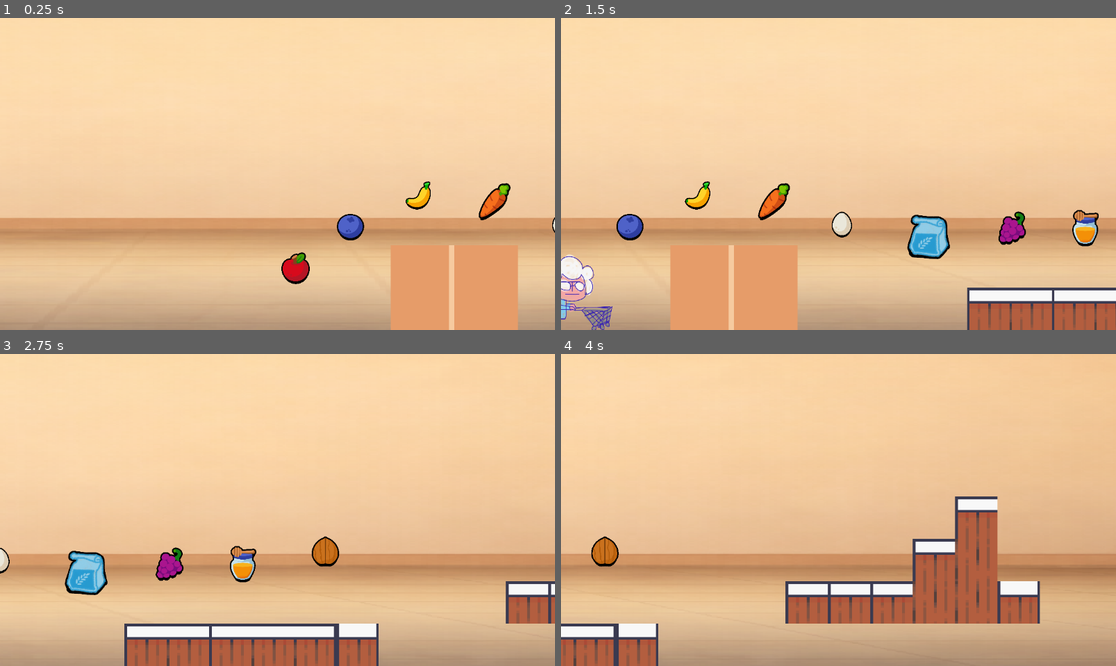
Above: before the commit, frames 1-4 (two rows, left to right).
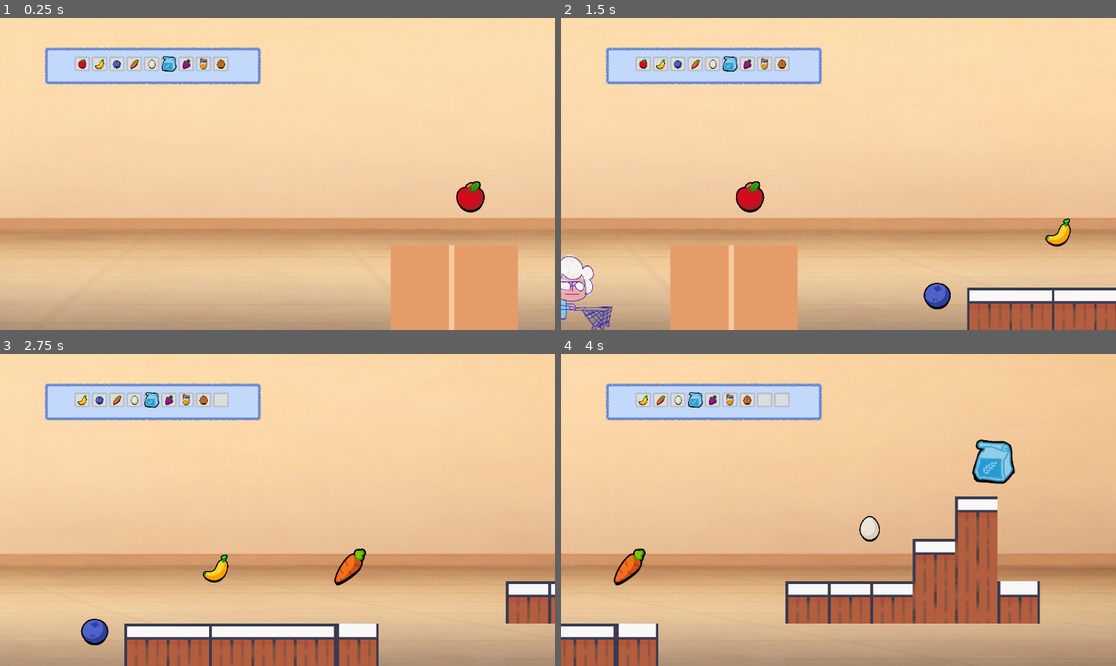
Above: after the commit, the same moments.

Repository: abebagebrehiwotova-commits/grammy-go-2
Game: Godot game, scene res://Assets/Scenes/Areas/area_1.tscn
The game is run twice, just before and just after one commit, with the same random seed, the same clock (stepped at 60 frames per second) and the same inputs.
Inputs:
- Up to frame 1 (0.25 s): no input
- Up to frame 2 (1.5 s): hold D (move_right) from 0.53 s (still down); tap W (jump) at 0.77 s
- Up to frame 3 (2.75 s): tap W (jump) at 1.52 s; release D (move_right) at 2.03 s; hold A (move_left) from 2.03 s (still down)
- Up to frame 4 (4 s): release A (move_left) at 2.78 s; hold D (move_right) from 2.78 s (still down); tap W (jump) at 3.02, 3.77 s

The runs differ from the first frame. In frame 1, 6.4% of the frame differs, in the area x 8-100%, y 9-86%; in frame 2, 8.5%, in the area x 8-97%, y 9-94%; in frame 3, 7.8%; in frame 4, 6.5%.

Commit message:
+Inv.ui&&InvArray
Inventory-ui wieder sichtbar gemacht
&InvArray vom Player mit InvRes befüllt
&update.slots funktion erweitert/damit ui nach einsammeln aktualisiert

Diff:
--- a/Assets/Scenes/Areas/area_1.tscn
+++ b/Assets/Scenes/Areas/area_1.tscn
@@ -1794,31 +1794,31 @@
 position = Vector2(9472, 2)
 
 [node name="apple" parent="Node2D" index="0"]
-position = Vector2(30, -36)
+position = Vector2(96, -63)
 
 [node name="banana" parent="Node2D" index="1"]
-position = Vector2(75, -65)
+position = Vector2(211, -51)
 
 [node name="blueberry" parent="Node2D" index="2"]
-position = Vector2(51, -52)
+position = Vector2(167, -26)
 
 [node name="carrot" parent="Node2D" index="3"]
-position = Vector2(103, -64)
+position = Vector2(261, -53)
 
 [node name="egg" parent="Node2D" index="4"]
-position = Vector2(129, -54)
+position = Vector2(352, -66)
 
 [node name="flour" parent="Node2D" index="5"]
-position = Vector2(162, -49)
+position = Vector2(399, -91)
 
 [node name="grape" parent="Node2D" index="6"]
-position = Vector2(195, -51)
+position = Vector2(470, -94)
 
 [node name="honey" parent="Node2D" index="7"]
-position = Vector2(223, -51)
+position = Vector2(523, -128)
 
 [node name="nut" parent="Node2D" index="8"]
-position = Vector2(254, -56)
+position = Vector2(577, -113)
 
 [node name="Inv_UI" parent="CanvasLayer" index="0"]
 offset_left = 80.0
--- a/Assets/Scripts/game_Manager.gd
+++ b/Assets/Scripts/game_Manager.gd
@@ -54,6 +54,8 @@
 	if player == null:
 		print("Kein Player in Gruppe 'player' gefunden")
 	player.inv.items.erase(item_res)
+	var inventory_ui = get_tree().get_first_node_in_group("inventory")
+	inventory_ui.update_slots()
 	emit_signal("inventory_changed")
 		#return
 	if grocery_items >=3:
--- a/Assets/inventory/inv_ui.gd
+++ b/Assets/inventory/inv_ui.gd
@@ -10,13 +10,16 @@
 
 #function to make sure  inventory is closed at the beginning of the game
 func _ready():
-	close()
+	open()
 	var gm = get_tree().get_first_node_in_group("game_manager")
 	if gm:
 		gm.inventory_changed.connect(update_slots)
 	update_slots()
 
 func update_slots():
+	# 1. Alles leeren
+	for slot in slots:
+		slot.update(null)
 	for i in range(min(inv.items.size(),slots.size())):
 		slots[i].update(inv.items[i])
 
--- a/Assets/inventory/playerInv.tres
+++ b/Assets/inventory/playerInv.tres
@@ -1,8 +1,18 @@
-[gd_resource type="Resource" script_class="Inv" load_steps=3 format=3 uid="uid://dlbwyifvbfyfg"]
+[gd_resource type="Resource" script_class="Inv" load_steps=12 format=3 uid="uid://dlbwyifvbfyfg"]
 
 [ext_resource type="Script" uid="uid://dm2gjcygrbyo8" path="res://Assets/inventory/inventory_item.gd" id="1_38stl"]
+[ext_resource type="Resource" path="res://Assets/inventory/InvRes/apple.tres" id="2_38stl"]
+[ext_resource type="Resource" uid="uid://rxe8erek23el" path="res://Assets/inventory/InvRes/banana.tres" id="3_crfwt"]
 [ext_resource type="Script" uid="uid://dqoprvhl3xtu2" path="res://Assets/inventory/inventory.gd" id="3_qloqp"]
+[ext_resource type="Resource" uid="uid://dipf0d5vw10pm" path="res://Assets/inventory/InvRes/blueberry.tres" id="4_06o0t"]
+[ext_resource type="Resource" uid="uid://bdngfbqov7ge6" path="res://Assets/inventory/InvRes/carrot.tres" id="5_wnaf0"]
+[ext_resource type="Resource" uid="uid://c1ho0josjpo71" path="res://Assets/inventory/InvRes/egg.tres" id="6_cuqnp"]
+[ext_resource type="Resource" uid="uid://b40tirtp815pn" path="res://Assets/inventory/InvRes/flour.tres" id="7_lhxdm"]
+[ext_resource type="Resource" uid="uid://co5iyrlo0iive" path="res://Assets/inventory/InvRes/grape.tres" id="8_t6lfl"]
+[ext_resource type="Resource" uid="uid://kn8n7pxouo4d" path="res://Assets/inventory/InvRes/honey.tres" id="9_7qu1m"]
+[ext_resource type="Resource" uid="uid://b2hkabkxrckfn" path="res://Assets/inventory/InvRes/nut.tres" id="10_luwf7"]
 
 [resource]
 script = ExtResource("3_qloqp")
+items = Array[ExtResource("1_38stl")]([ExtResource("2_38stl"), ExtResource("3_crfwt"), ExtResource("4_06o0t"), ExtResource("5_wnaf0"), ExtResource("6_cuqnp"), ExtResource("7_lhxdm"), ExtResource("8_t6lfl"), ExtResource("9_7qu1m"), ExtResource("10_luwf7")])
 metadata/_custom_type_script = "uid://dqoprvhl3xtu2"
Not shown: 1 places in Assets/Scenes/Area Functionality/area_template.tscn that only renumber resources
